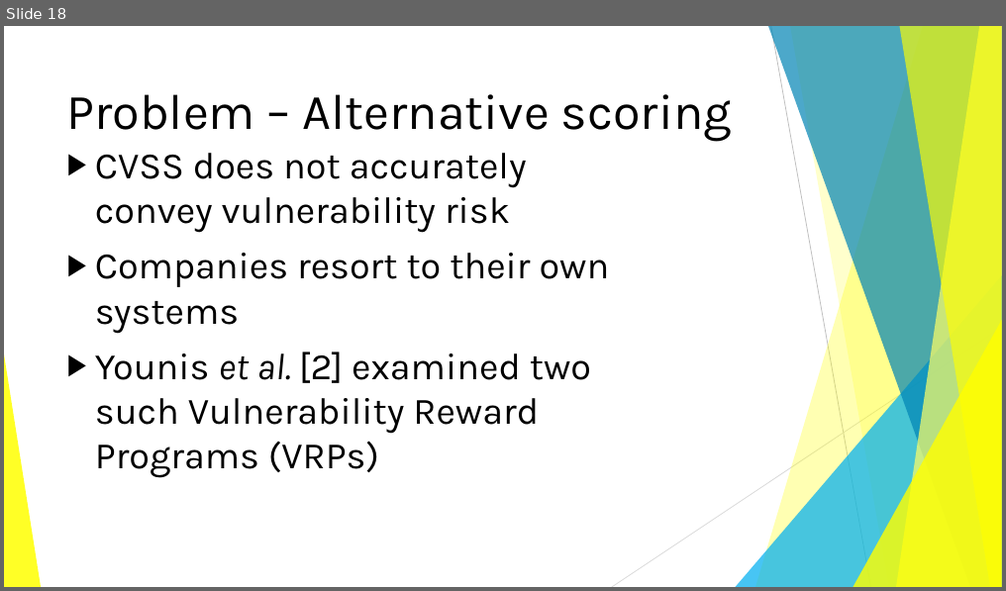
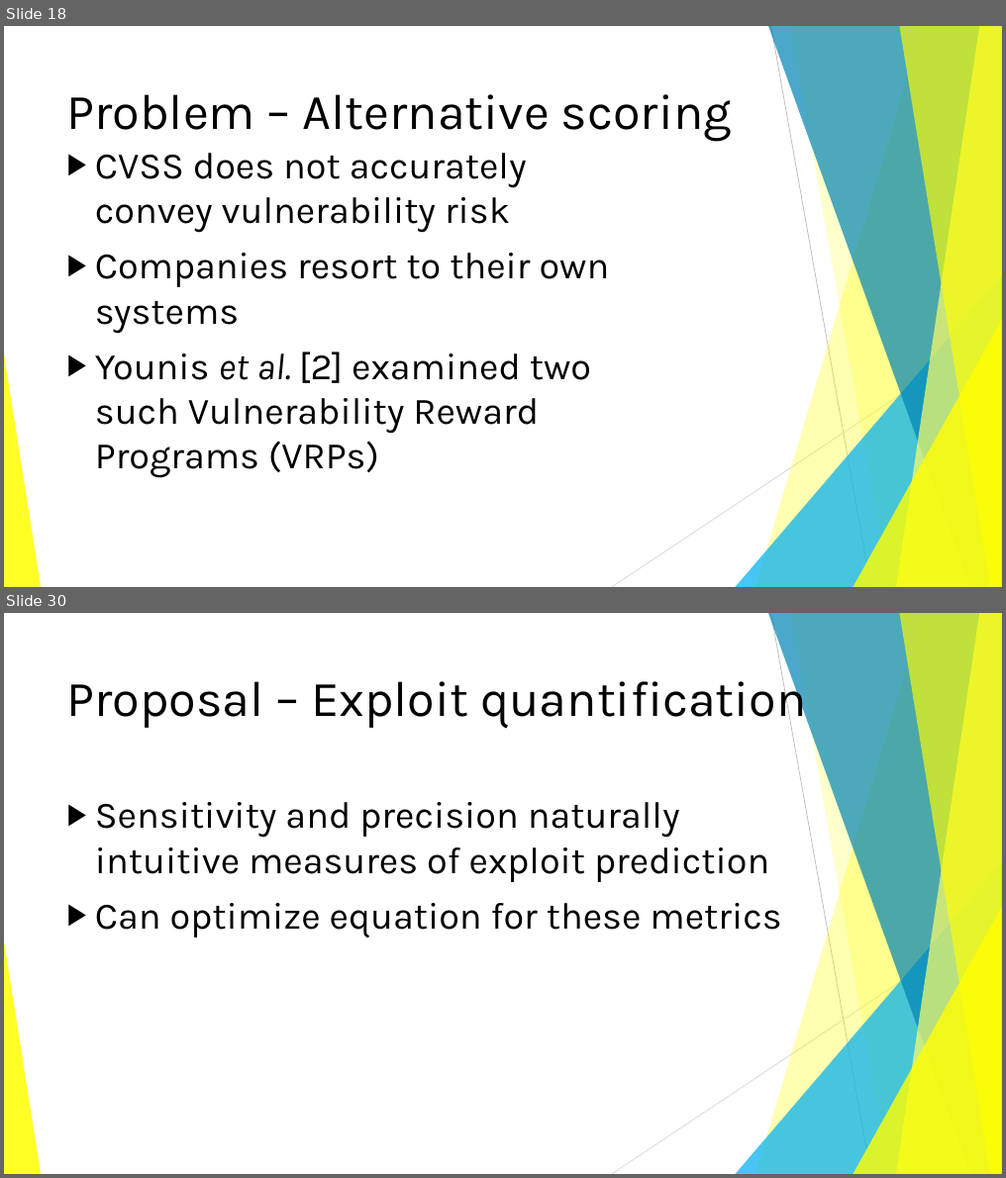
Before and after one commit to BenChurch/Winter2017, a slide deck: CISC848/ProposalPresentation/CvssOptimizationProposal.pptx. Shown one above the other, each under a label of ours: slide 18 before the commit, slides 18 and 30 after it; the slides between them are not shown. The pictures are 1006x591 and 1006x1178 pixels, drawn with LibreOffice and Linux fonts; fonts in the diff are those of the drawing. Boxes give left, top, right and bottom in pixels: in the first picture for what was removed or moved away, otherwise in the second. Text is boxed around its words. In the diff, an @@ line names an element or a change of style, - is before the commit and + after.

```diff
--- a/CISC848/ProposalPresentation/CvssOptimizationProposal.pptx
+++ b/CISC848/ProposalPresentation/CvssOptimizationProposal.pptx
@@ slide 30 added at (x1=4, y1=613, x2=1002, y2=1174), background #FFFFFF; not listed: 10 template elements that a slide beside it also shows @@
@@ title added at (x1=67, y1=671, x2=807, y2=729), 48 pt, text #000000 @@
+Proposal – Exploit quantification
@@ text added at (x1=95, y1=802, x2=781, y2=938), 36 pt, text #000000 @@
+▶ Sensitivity and precision naturally intuitive measures of exploit prediction
+▶ Can optimize equation for these metrics
```
Also in this commit, not shown: 8 slides changed, 9 other slides added, 1 other file.
